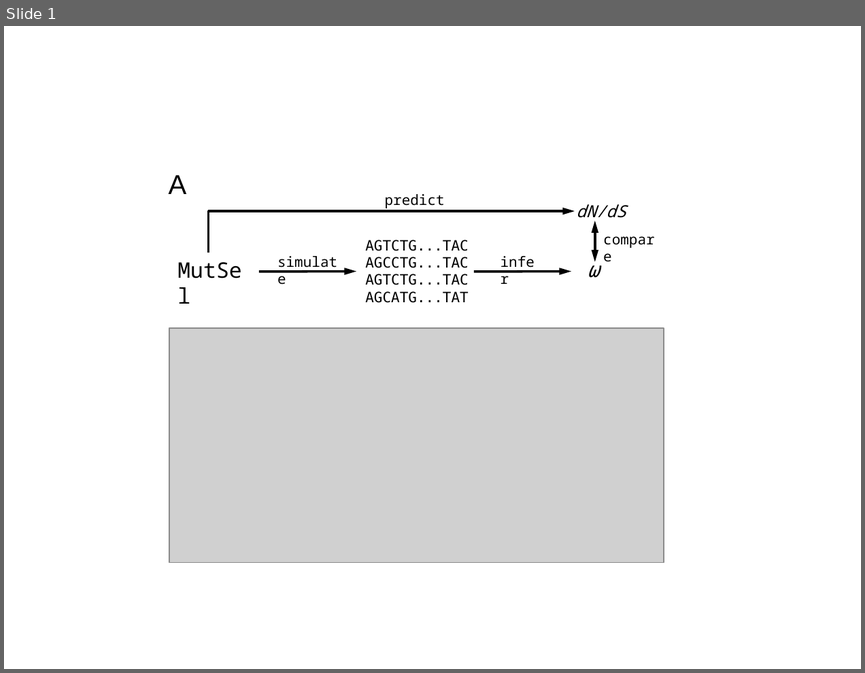
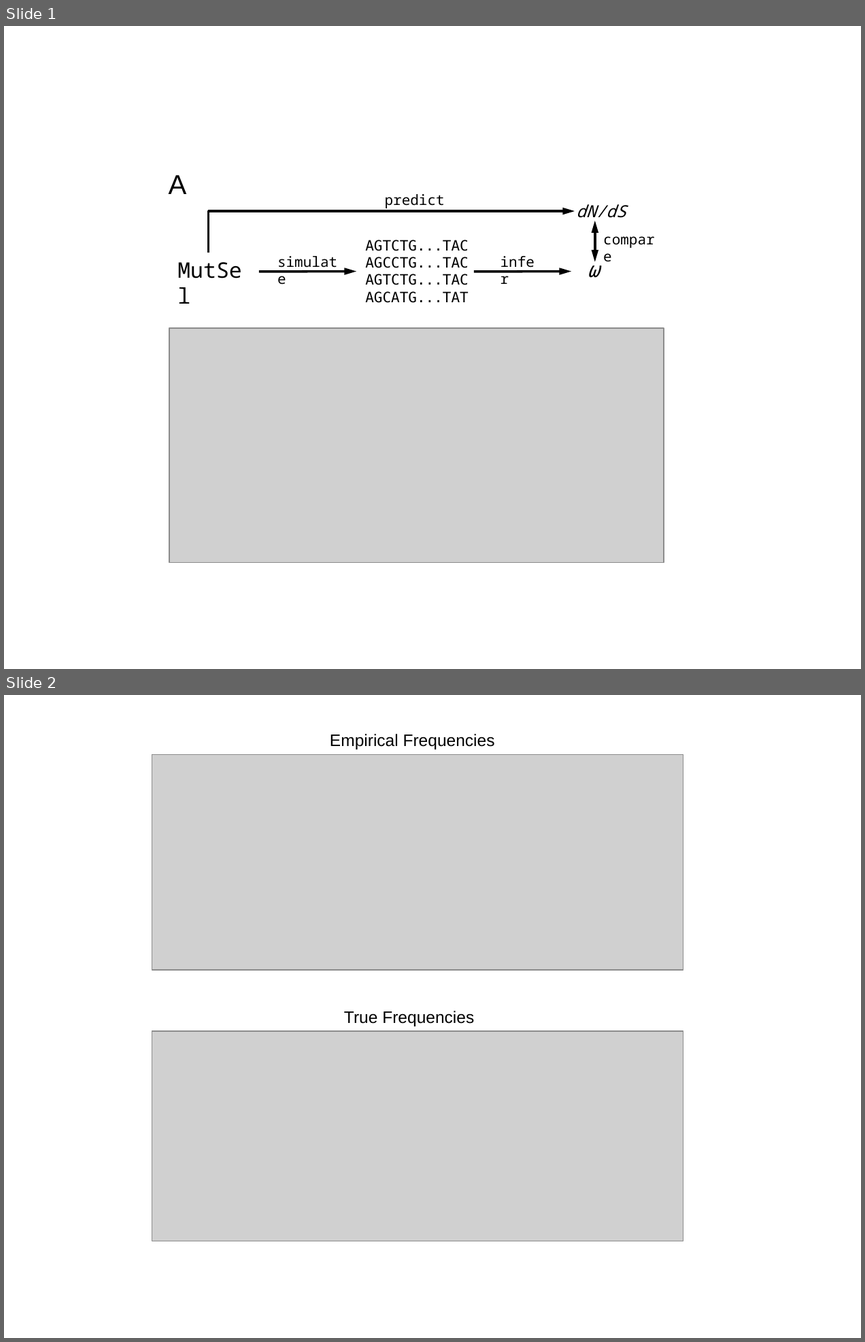
Before and after one commit to clauswilke/Omega_MutSel, a slide deck: Manuscript/figures/MainText/figures.pptx. Shown one above the other, each under a label of ours: slide 1 before the commit, slides 1 and 2 after it. The pictures are 865x673 and 865x1342 pixels, drawn with LibreOffice and Linux fonts; fonts in the diff are those of the drawing; grey boxes stand for pictures. Boxes give left, top, right and bottom in pixels: in the first picture for what was removed or moved away, otherwise in the second. Text is boxed around its words. In the diff, an @@ line names an element or a change of style, - is before the commit and + after.

Commit message:
fig edits

```diff
--- a/Manuscript/figures/MainText/figures.pptx
+++ b/Manuscript/figures/MainText/figures.pptx
@@ slide 2 added at bbox=[4, 695, 861, 1338], background #FFFFFF @@
@@ text added at bbox=[330, 734, 495, 749], 14 pt, text #000000 @@
+Empirical Frequencies
@@ picture added at bbox=[152, 754, 683, 969] @@
@@ text added at bbox=[344, 1011, 474, 1026], 14 pt, text #000000 @@
+True Frequencies
@@ picture added at bbox=[152, 1031, 683, 1241] @@
```
